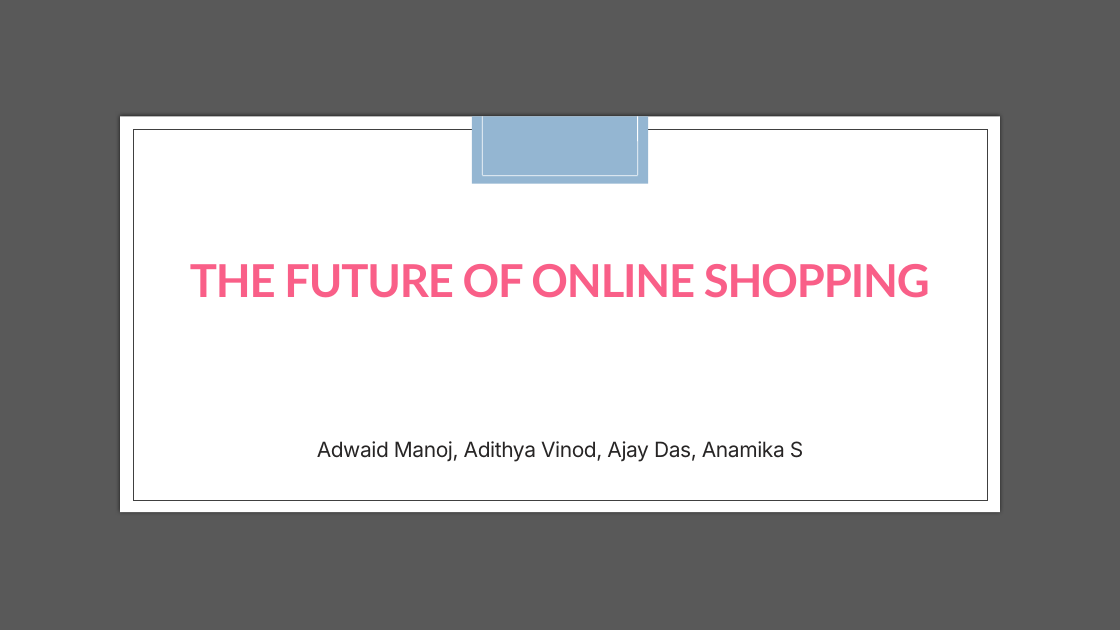
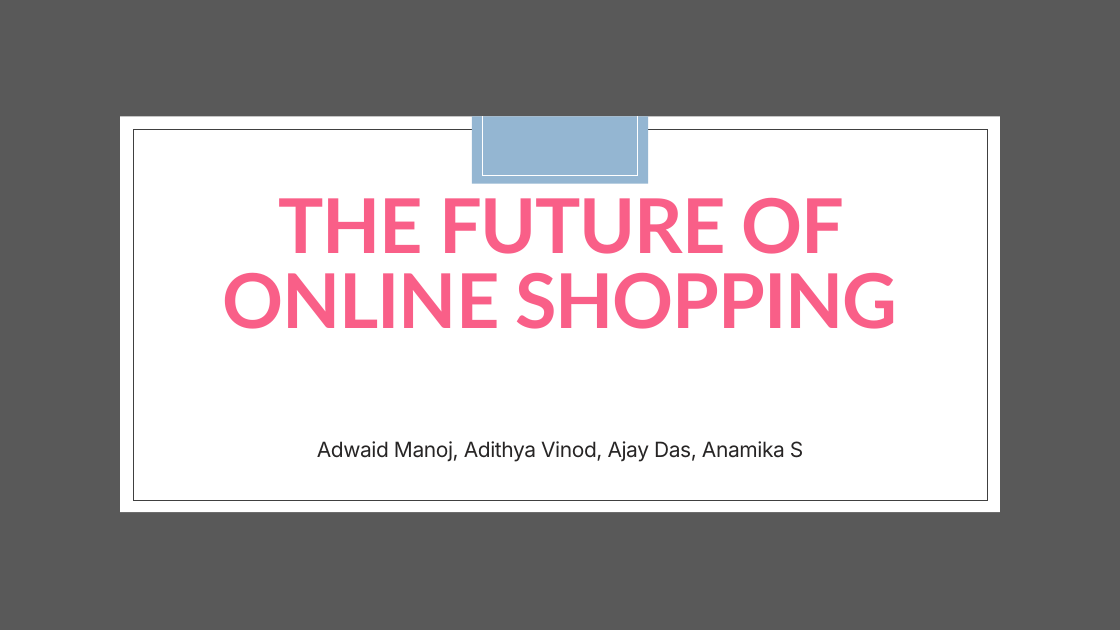
Before and after one commit to ajaykn04/SwiftBuy, a slide deck: slide 1 of The Future of Online Shopping.pptx. Drawn at 1120x630 pixels with LibreOffice and Linux fonts; fonts in the diff are those of the drawing; background and template pictures are left out. Boxes give left, top, right and bottom in pixels: in the first picture for what was removed or moved away, otherwise in the second. Text is boxed around its words. In the diff, an @@ line names an element or a change of style, - is before the commit and + after.

Commit message:
new ppt

```diff
--- a/The Future of Online Shopping.pptx
+++ b/The Future of Online Shopping.pptx
@@ line (482, 117) - (482, 176): stroke #FFFFFF 0.75 pt to #FFFFFF 0.5 pt @@
@@ line (482, 117) - (482, 173): stroke #FFFFFF 0.75 pt to #FFFFFF 0.5 pt @@
@@ line (638, 117) - (638, 176): stroke #FFFFFF 0.75 pt to #FFFFFF 0.5 pt @@
@@ line (638, 117) - (638, 173): stroke #FFFFFF 0.75 pt to #FFFFFF 0.5 pt @@
@@ rectangle at box(133, 129, 987, 500): outline #404040 0.51 pt to #404040 0.5 pt @@
@@ line (482, 176) - (638, 176): stroke #FFFFFF 0.75 pt to #FFFFFF 0.5 pt @@
@@ title "THE FUTURE OF ONLINE SHOPPING" at box(223, 197, 898, 329): size 38.9 to 64.8 pt @@
```
Also in this commit, not shown: 14 other slides changed, 2 slides added, 3 slides removed.
